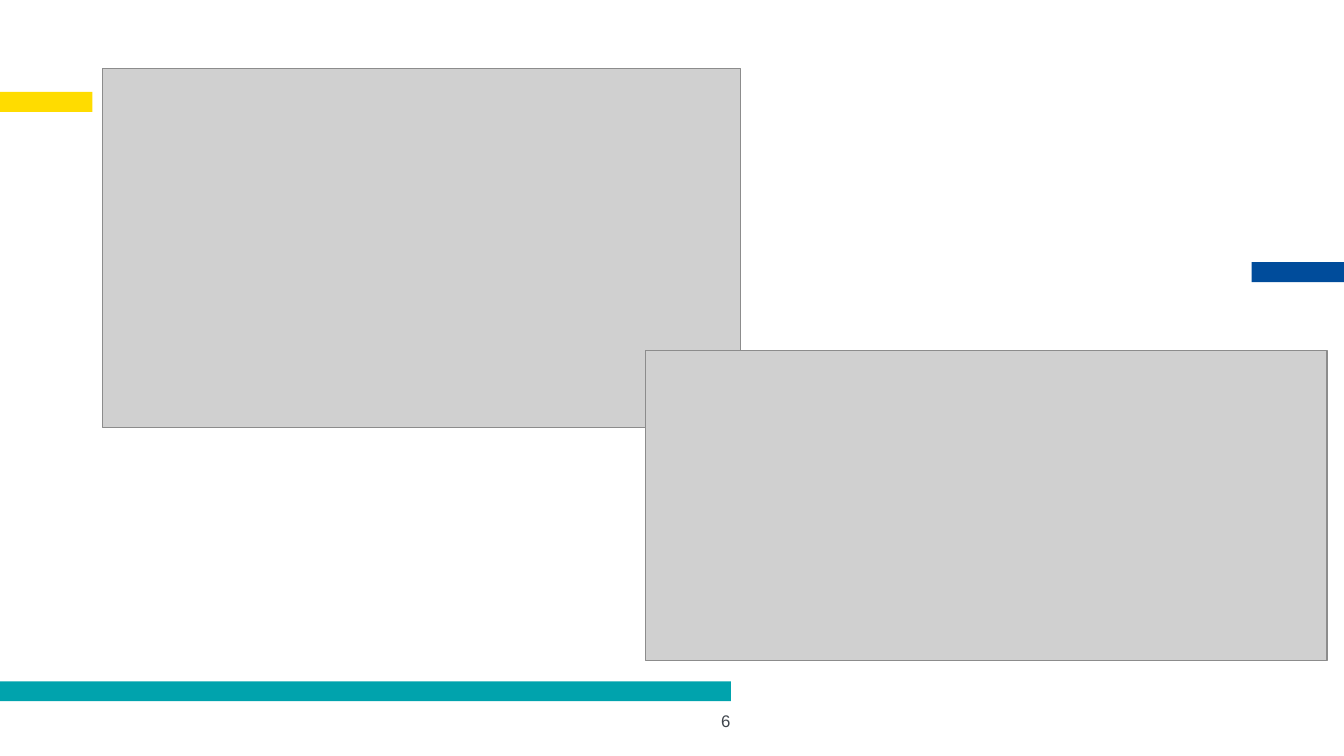
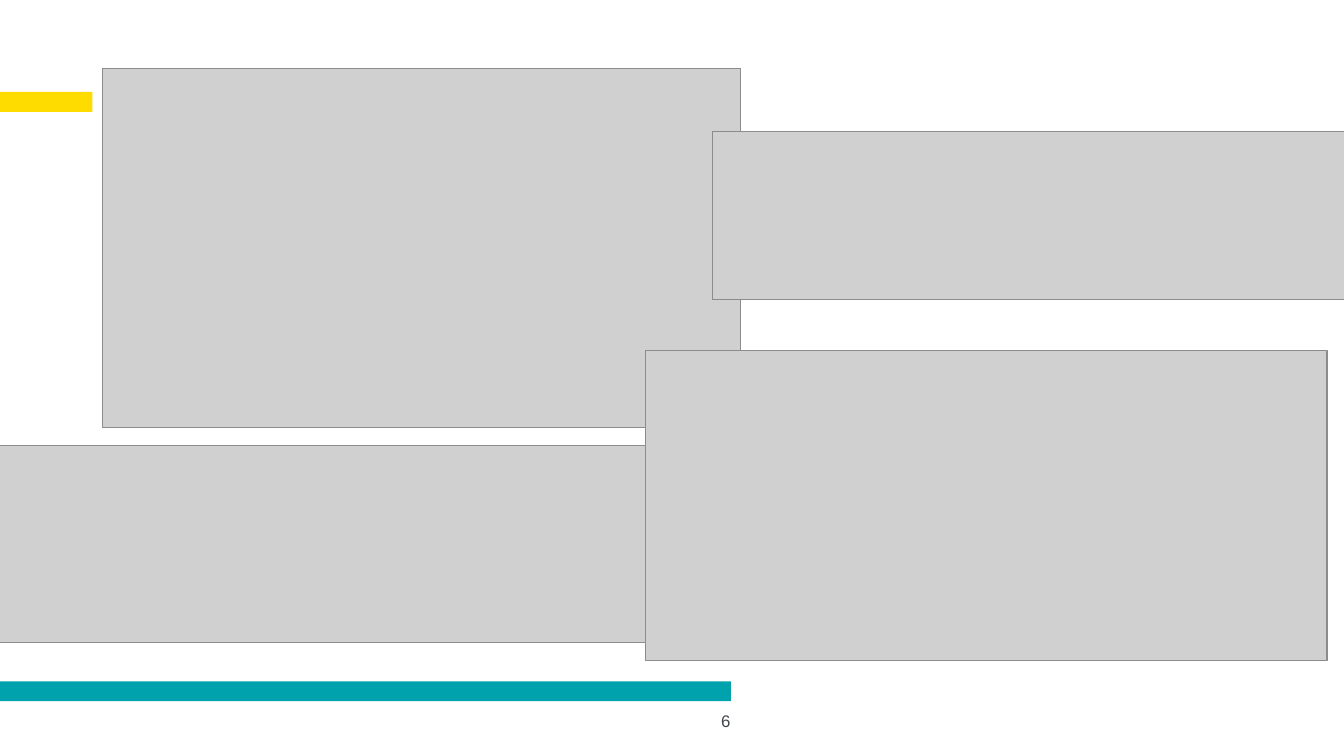
Before and after one commit to m-demir/study, a slide deck: slide 6 of CheckingAppBehaviourPresentation-Mehmet.pptx. Drawn at 1344x756 pixels with LibreOffice and Linux fonts; fonts in the diff are those of the drawing; grey boxes stand for pictures; background and template pictures are left out. Boxes give left, top, right and bottom in pixels: in the first picture for what was removed or moved away, otherwise in the second. Text is boxed around its words. In the diff, an @@ line names an element or a change of style, - is before the commit and + after.

```diff
--- a/CheckingAppBehaviourPresentation-Mehmet.pptx
+++ b/CheckingAppBehaviourPresentation-Mehmet.pptx
@@ picture added at (713,131,1344,298) @@
@@ rectangle removed at (1252,262,1344,282) @@
@@ picture added at (0,446,766,642) @@
```
Also in this commit, not shown: 2 other slides changed, 1 slide added.
